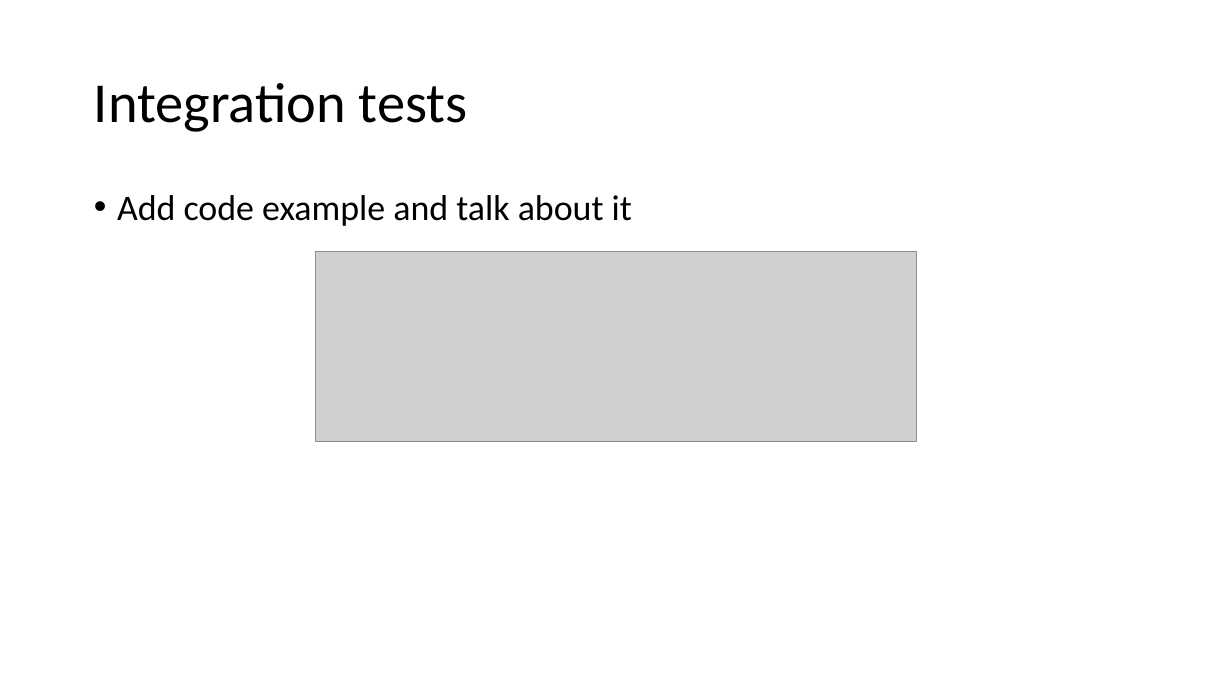
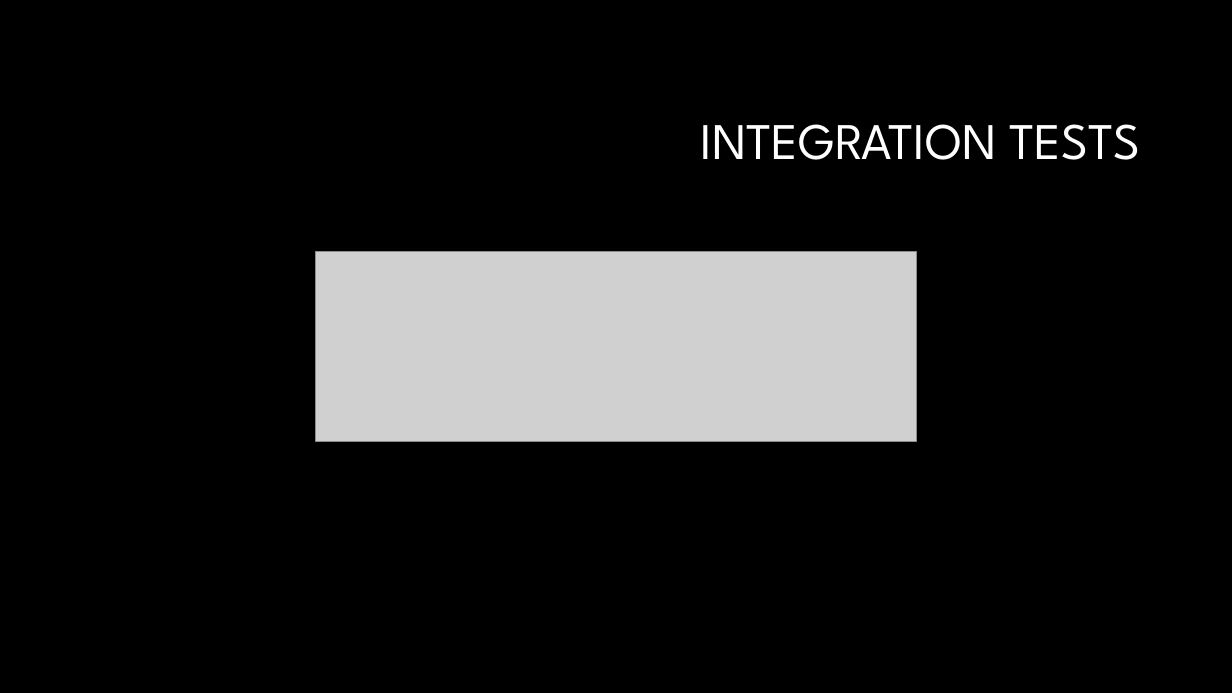
Before and after one commit to AndreasRichardsen/gtl_project, a slide deck: slide 20 of presentation material/Exam Presentation.pptx (slide 19 before the commit). Drawn at 1232x693 pixels with LibreOffice and Linux fonts; fonts in the diff are those of the drawing; grey boxes stand for pictures; background and template pictures are left out. Boxes give left, top, right and bottom in pixels: in the first picture for what was removed or moved away, otherwise in the second. Text is boxed around its words. In the diff, an @@ line names an element or a change of style, - is before the commit and + after.

```diff
--- a/presentation material/Exam Presentation.pptx
+++ b/presentation material/Exam Presentation.pptx
@@ background #FFFFFF to #000000 @@
@@ title at bbox=[700, 124, 1140, 160]: text changed; size 44 to 40 pt; font Calibri to League Spartan; text colour #000000 to #FFFFFF @@
-Integration tests
+INTEGRATION TESTS
@@ text removed at bbox=[117, 195, 632, 226] @@
-• Add code example and talk about it
```
Also in this commit, not shown: 19 other slides changed, 2 slides added, 2 slides removed.
